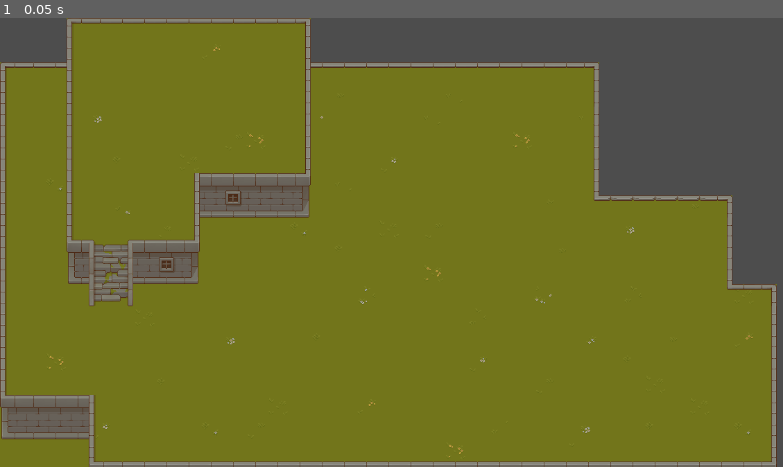
Above: before the commit, frame 1.
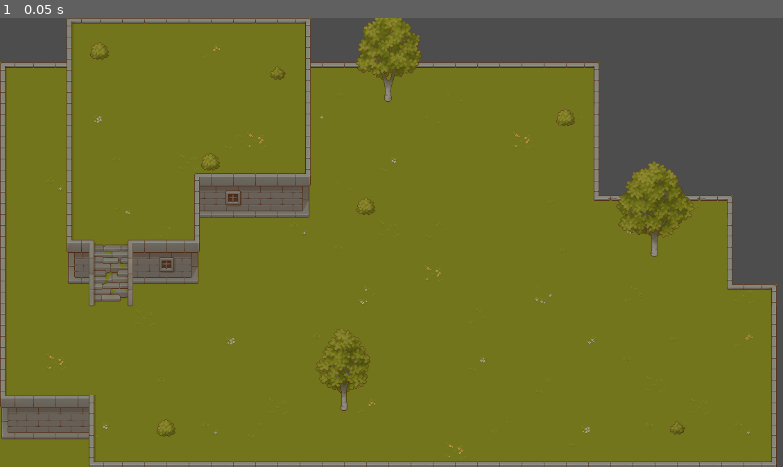
Above: after the commit, the same moment.

Repository: emilykrohn/Cast
Game: Godot game, scene res://Scenes/main.tscn
Same seed, same stepped clock (60 frames per second), same inputs: the game is played once before the commit and once after it. The project has no main scene, so this scene is started directly.
Inputs:
- Up to frame 1 (0.05 s): no input

The runs differ from the first frame. In frame 1, 2.0% of the frame differs, in the area x 11-89%, y 0-94%.

Commit message:
Add layer to tilemap with tree and bushes

Diff:
--- a/Scenes/main.tscn
+++ b/Scenes/main.tscn
@@ -1,9 +1,10 @@
-[gd_scene load_steps=10 format=3 uid="uid://vessqqdsqdfu"]
+[gd_scene load_steps=12 format=3 uid="uid://vessqqdsqdfu"]
 
 [ext_resource type="Texture2D" uid="uid://co8ycokg60ddl" path="res://Art/Environment/TX Tileset Grass.png" id="1_r67on"]
 [ext_resource type="Texture2D" uid="uid://x3n3vy6xtyug" path="res://Art/Environment/TX Tileset Stone Ground.png" id="2_a8lfj"]
 [ext_resource type="Texture2D" uid="uid://qei6xeti5pxu" path="res://Art/Environment/TX Struct.png" id="3_frpjo"]
 [ext_resource type="Texture2D" uid="uid://df51ca624gtu8" path="res://Art/Environment/TX Tileset Wall.png" id="4_ycnbu"]
+[ext_resource type="Texture2D" uid="uid://dpy61hul0queq" path="res://Art/Environment/TX Plant.png" id="5_djeue"]
 
 [sub_resource type="TileSetAtlasSource" id="TileSetAtlasSource_krqfr"]
 texture = ExtResource("1_r67on")
@@ -460,12 +461,91 @@
 4:10/0 = 0
 5:10/0 = 0
 
+[sub_resource type="TileSetAtlasSource" id="TileSetAtlasSource_h3aeq"]
+texture = ExtResource("5_djeue")
+texture_region_size = Vector2i(32, 32)
+1:0/0 = 0
+2:0/0 = 0
+3:0/0 = 0
+5:0/0 = 0
+6:0/0 = 0
+7:0/0 = 0
+10:0/0 = 0
+1:1/0 = 0
+2:1/0 = 0
+3:1/0 = 0
+5:1/0 = 0
+6:1/0 = 0
+7:1/0 = 0
+9:1/0 = 0
+10:1/0 = 0
+11:1/0 = 0
+0:2/0 = 0
+1:2/0 = 0
+2:2/0 = 0
+3:2/0 = 0
+4:2/0 = 0
+5:2/0 = 0
+6:2/0 = 0
+7:2/0 = 0
+9:2/0 = 0
+10:2/0 = 0
+11:2/0 = 0
+0:3/0 = 0
+1:3/0 = 0
+2:3/0 = 0
+3:3/0 = 0
+5:3/0 = 0
+6:3/0 = 0
+7:3/0 = 0
+9:3/0 = 0
+10:3/0 = 0
+11:3/0 = 0
+2:4/0 = 0
+6:4/0 = 0
+10:4/0 = 0
+5:5/0 = 0
+7:5/0 = 0
+9:5/0 = 0
+11:5/0 = 0
+3:6/0 = 0
+4:6/0 = 0
+5:6/0 = 0
+6:6/0 = 0
+7:6/0 = 0
+8:6/0 = 0
+9:6/0 = 0
+10:6/0 = 0
+11:6/0 = 0
+12:6/0 = 0
+7:7/0 = 0
+9:7/0 = 0
+11:7/0 = 0
+0:12/0 = 0
+1:12/0 = 0
+2:12/0 = 0
+3:12/0 = 0
+0:13/0 = 0
+1:13/0 = 0
+2:13/0 = 0
+3:13/0 = 0
+0:14/0 = 0
+1:14/0 = 0
+2:14/0 = 0
+3:14/0 = 0
+0:15/0 = 0
+1:15/0 = 0
+2:15/0 = 0
+3:15/0 = 0
+1:6/0 = 0
+
 [sub_resource type="TileSet" id="TileSet_wghdw"]
 tile_size = Vector2i(32, 32)
 sources/0 = SubResource("TileSetAtlasSource_krqfr")
 sources/1 = SubResource("TileSetAtlasSource_2j15g")
 sources/3 = SubResource("TileSetAtlasSource_nwsmk")
 sources/4 = SubResource("TileSetAtlasSource_fwspp")
+sources/5 = SubResource("TileSetAtlasSource_h3aeq")
 
 [node name="Main" type="Node"]
 
@@ -482,4 +562,11 @@
 layer_1/y_sort_enabled = false
 layer_1/y_sort_origin = 0
 layer_1/z_index = 0
-layer_1/tile_data = PackedInt32Array(3, 65540, 1, 4, 131076, …(318 unchanged characters)… , 6, 458761, 131076, 3, 458760, 262148, 2, 655366, 131076, 3, 655363, 65540, 3, 7 …(2388 unchanged characters)…
+layer_1/tile_data = PackedInt32Array(3, 65540, 1, 4, 131076, …(318 unchanged characters)… , 6, 458761, 131076, 3, 458760, 262148, 1, 655366, 131076, 3, 655363, 65540, 3, 7 …(2388 unchanged characters)…
+layer_2/name = "Plants"
+layer_2/enabled = true
+layer_2/modulate = Color(1, 1, 1, 1)
+layer_2/y_sort_enabled = false
+layer_2/y_sort_origin = 0
+layer_2/z_index = 0
+layer_2/tile_data = PackedInt32Array(393244, 65541, 0, 393245, 131077, 0, 393246, 196613, 0, 458782, 196613, 1, 458781, 131077, 1, 458780, 65541, 1, 524315, 5, 2, 524316, 65541, 2, 524317, 131077, 2, 524318, 196613, 2, 524319, 262149, 2, 589851, 5, 3, 589852, 65541, 3, 589853, 131077, 3, 589854, 196613, 3, 655389, 131077, 4, -65519, 393221, 0, 17, 393221, 1, 65553, 393221, 2, 131089, 393221, 3, 196625, 393221, 4, 131090, 458757, 3, 131088, 327685, 3, 65552, 327685, 2, 16, 327685, 1, 18, 458757, 1, 65554, 458757, 2, 917519, 655365, 1, 983055, 655365, 2, 1048591, 655365, 3, 1114127, 655365, 4, 1048592, 720901, 3, 983056, 720901, 2, 917520, 720901, 1, 851983, 655365, 0, 917518, 589829, 1, 983054, 589829, 2, 1048590, 589829, 3, 524304, 196613, 6, 1179655, 196613, 6, 262169, 196613, 6, 1179678, 65541, 6, 393225, 196613, 6, 65540, 196613, 6, 131084, 65541, 6)
